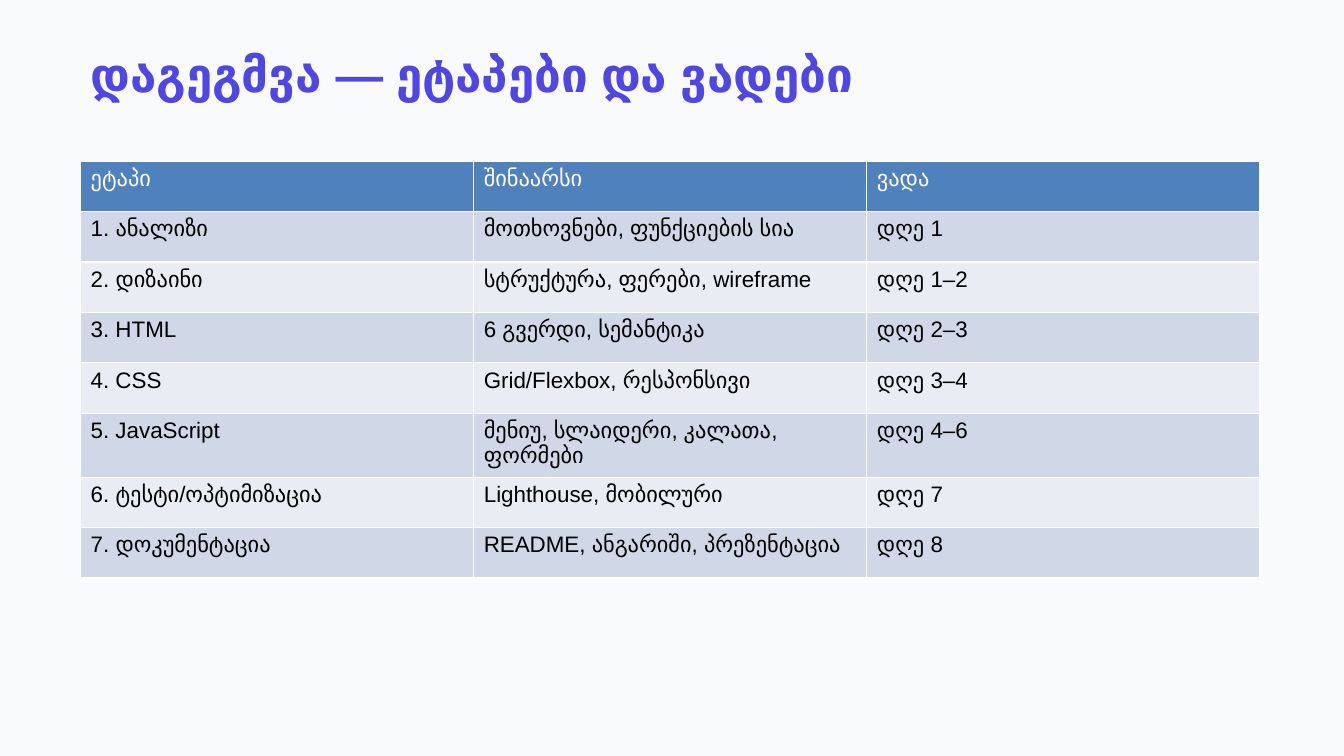
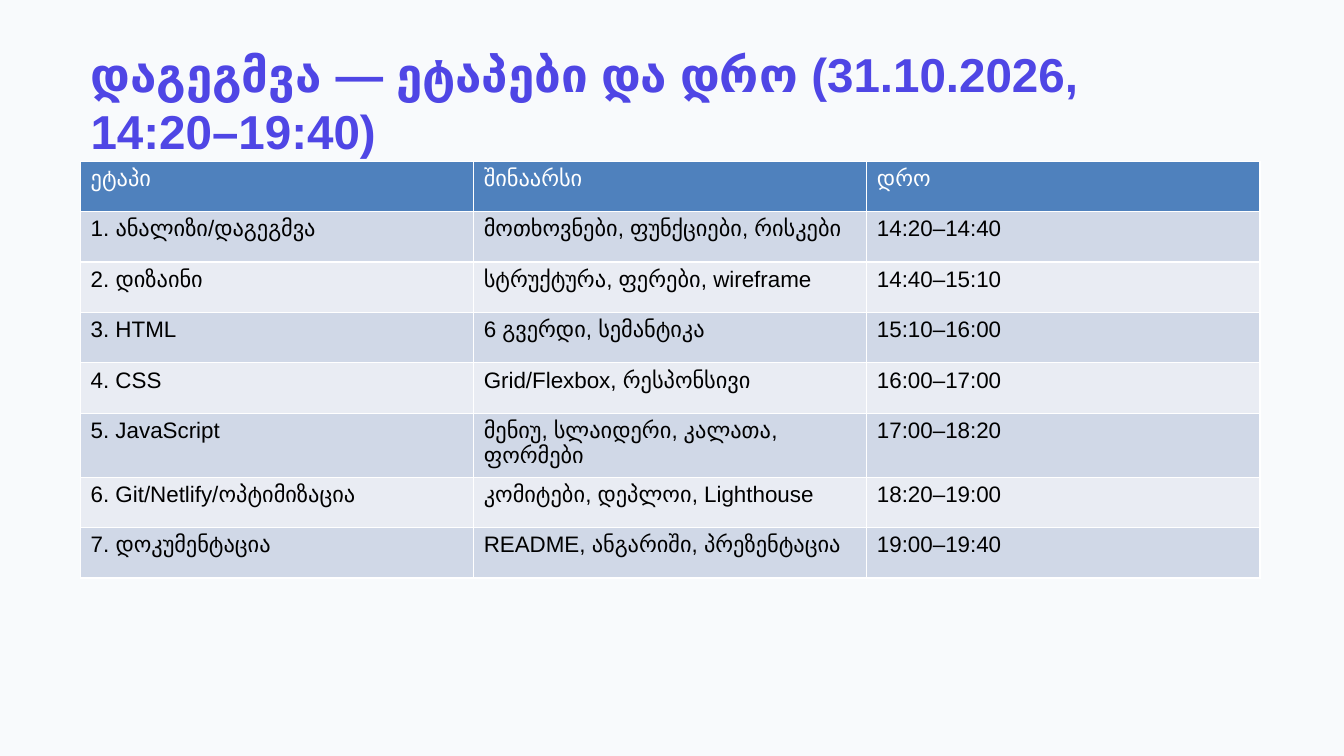
Before and after one commit to TornikeKhutsishvili/MarketPlace, a slide deck: slide 3 of docs/MarketPlace-პრეზენტაცია.pptx. Drawn at 1344x756 pixels with LibreOffice and Linux fonts; fonts in the diff are those of the drawing. Boxes give left, top, right and bottom in pixels: in the first picture for what was removed or moved away, otherwise in the second. Text is boxed around its words. In the diff, an @@ line names an element or a change of style, - is before the commit and + after.

Commit message:
docs: update report and presentation with real schedule, links and Lighthouse results

```diff
--- a/docs/MarketPlace-პრეზენტაცია.pptx
+++ b/docs/MarketPlace-პრეზენტაცია.pptx
@@ text at [91,54,1078,159]: text changed @@
-დაგეგმვა — ეტაპები და ვადები
+დაგეგმვა — ეტაპები და დრო (31.10.2026, 14:20–19:40)
@@ table at [81,161,1260,565] @@
-row 1, column 3: ვადა
+row 1, column 3: დრო
-row 2: 1. ანალიზი | მოთხოვნები, ფუნქციების სია | დღე 1
+row 2: 1. ანალიზი/დაგეგმვა | მოთხოვნები, ფუნქციები, რისკები | 14:20–14:40
-row 3, column 3: დღე 1–2
+row 3, column 3: 14:40–15:10
-row 4, column 3: დღე 2–3
+row 4, column 3: 15:10–16:00
-row 5, column 3: დღე 3–4
+row 5, column 3: 16:00–17:00
-row 6, column 3: დღე 4–6
+row 6, column 3: 17:00–18:20
-row 7: 6. ტესტი/ოპტიმიზაცია | Lighthouse, მობილური | დღე 7
+row 7: 6. Git/Netlify/ოპტიმიზაცია | კომიტები, დეპლოი, Lighthouse | 18:20–19:00
-row 8, column 3: დღე 8
+row 8, column 3: 19:00–19:40
```
Also in this commit, not shown: 3 other slides changed, 1 slide added, 4 other files.
